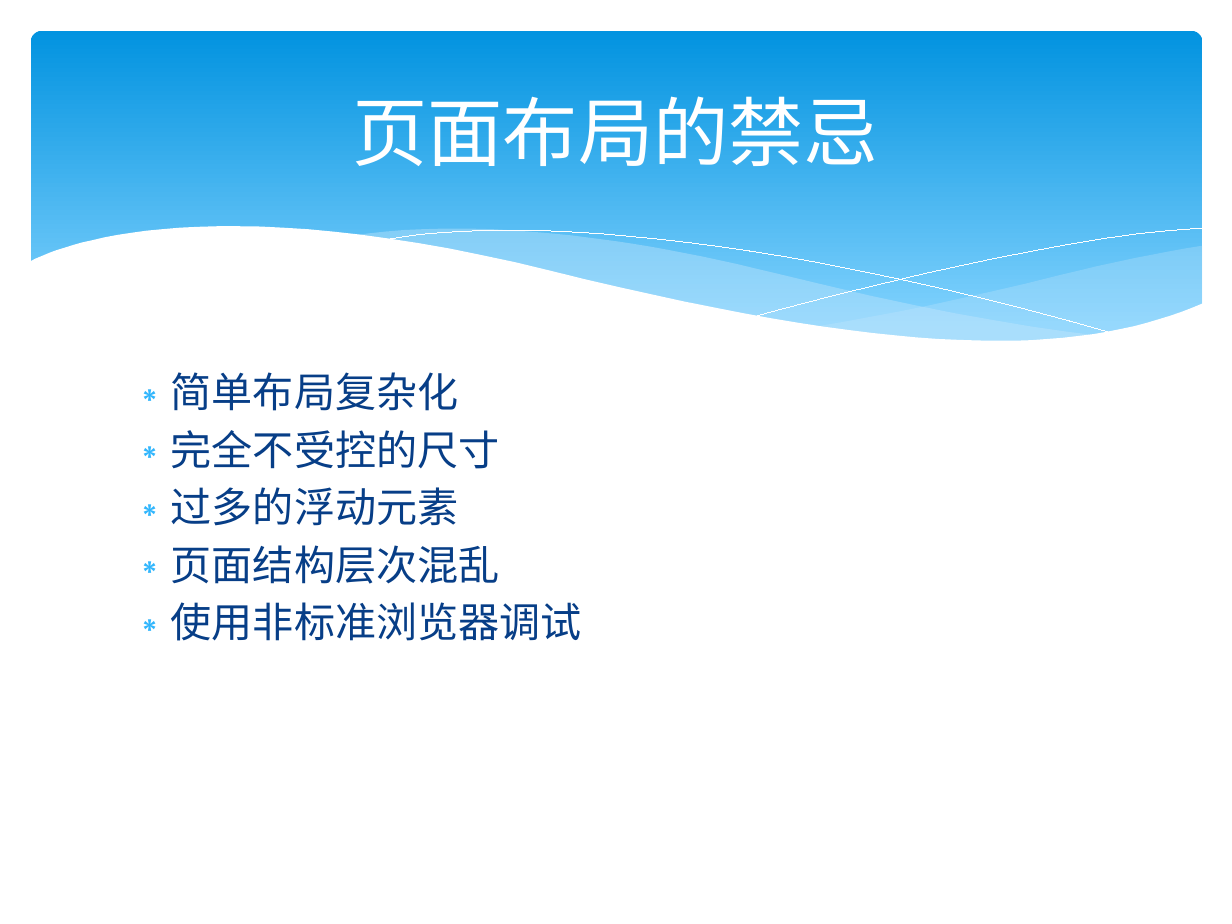
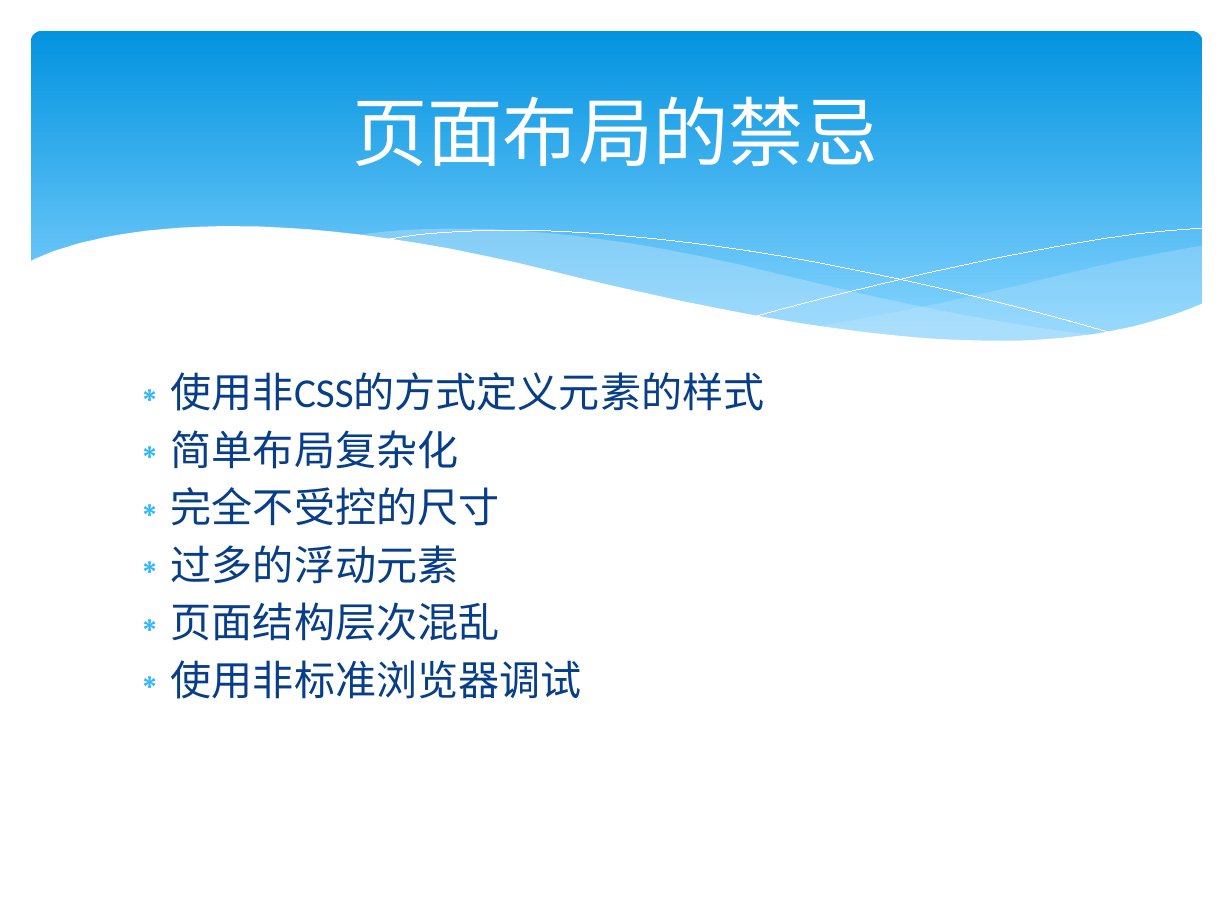
Before and after one commit to Hawkeyes0/HTML5-Test, a slide deck: slide 4 of Tour/Web前端技术_布局.pptx. Drawn at 1232x924 pixels with LibreOffice and Linux fonts; fonts in the diff are those of the drawing. Boxes give left, top, right and bottom in pixels: in the first picture for what was removed or moved away, otherwise in the second. Text is boxed around its words. In the diff, an @@ line names an element or a change of style, - is before the commit and + after.

```diff
--- a/Tour/Web前端技术_布局.pptx
+++ b/Tour/Web前端技术_布局.pptx
@@ text at [171,372,765,411]: paragraph added @@
+∗ 使用非CSS的方式定义元素的样式
```
Also in this commit, not shown: 1 other slide changed, 6 other files.
